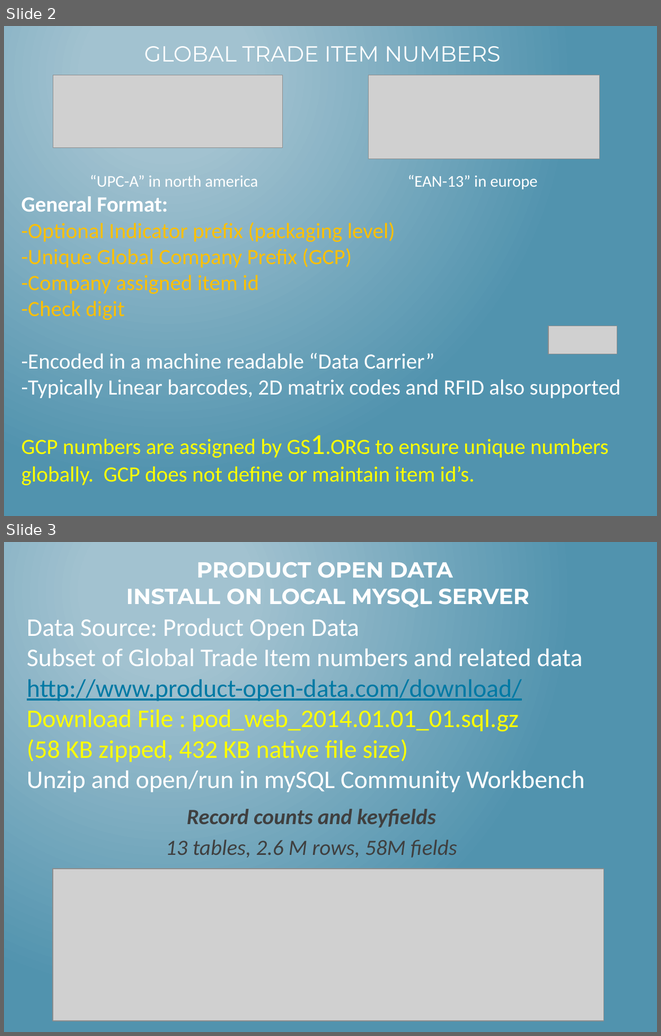
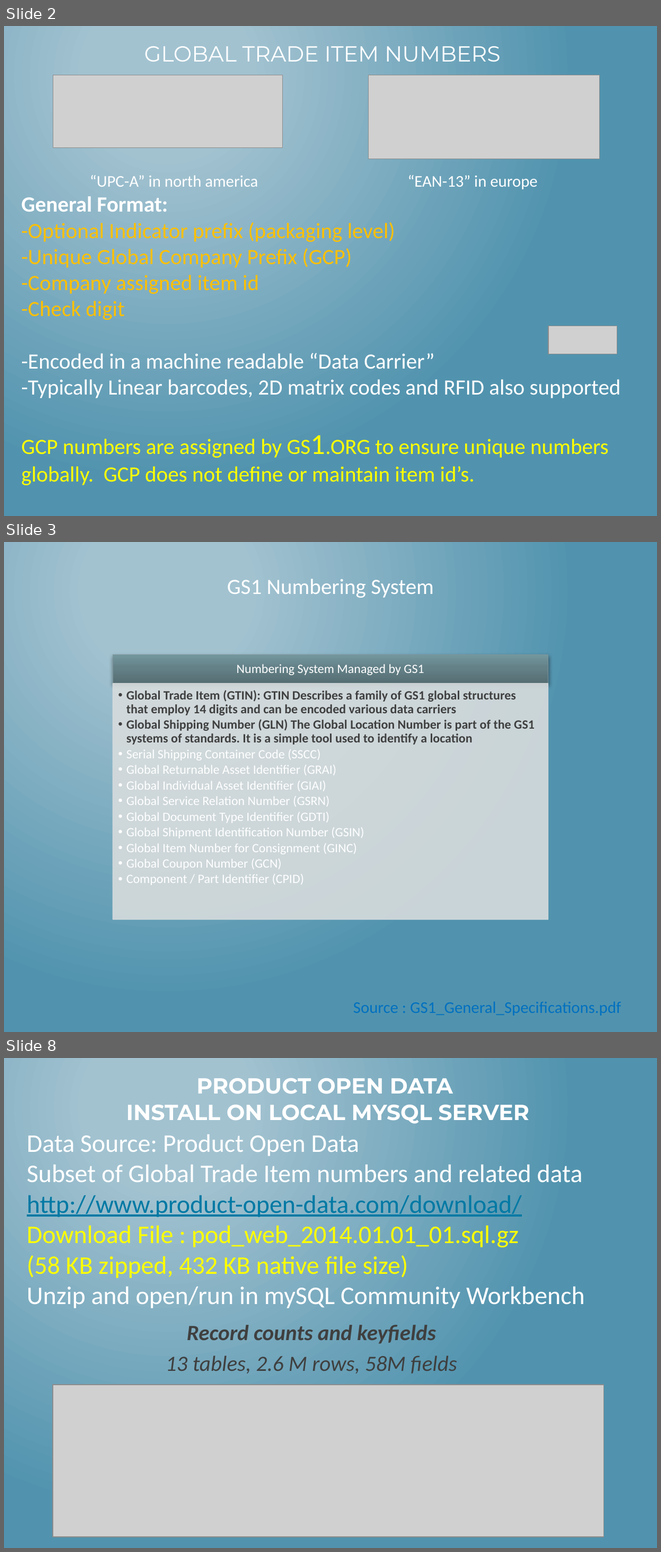
Before and after one commit to rlisbona/MSDS-7330-Term-Paper-1, a slide deck: Paper/Insights using MySQL to explore Global Trade Item.pptx. Shown one above the other, each under a label of ours: slides 2 and 3 before the commit, slides 2, 3 and 8 after it; the slides between them are not shown. The pictures are 661x1036 and 661x1552 pixels, drawn with LibreOffice and Linux fonts; fonts in the diff are those of the drawing; grey boxes stand for pictures. Boxes give left, top, right and bottom in pixels: in the first picture for what was removed or moved away, otherwise in the second. Text is boxed around its words. In the diff, an @@ line names an element or a change of style, - is before the commit and + after.

```diff
--- a/Paper/Insights using MySQL to explore Global Trade Item.pptx
+++ b/Paper/Insights using MySQL to explore Global Trade Item.pptx
@@ slide 3 added at [4, 542, 657, 1032], background gradient #A3C3D1 to #5194AF @@
@@ text added at [227, 579, 434, 598], 24 pt, text #FFFFFF @@
+GS1 Numbering System
@@ group added at [113, 654, 548, 919]: 2 rectangles, 2 texts @@
+Numbering System Managed by GS1
+  • Global Trade Item (GTIN): GTIN Describes a family of GS1 global structures that employ 14 digits and can be encoded various data carriers
+  • Global Shipping Number (GLN) The Global Location Number is part of the GS1 systems of standards. It is a simple tool used to identify a location
+  • Serial Shipping Container Code (SSCC)
+  • Global Returnable Asset Identifier (GRAI)
+  • Global Individual Asset Identifier (GIAI)
+  • Global Service Relation Number (GSRN)
+  • Global Document Type Identifier (GDTI)
+  • Global Shipment Identification Number (GSIN)
+  • Global Item Number for Consignment (GINC)
+  • Global Coupon Number (GCN)
+  • Component / Part Identifier (CPID)
@@ text added at [353, 1002, 621, 1015], 18 pt, text #0070C0 @@
+Source : GS1_General_Specifications.pdf
@@ what was slide 3 is now slide 8 @@
```
Also in this commit, not shown: 1 slide changed, 4 other slides added, 4 other files.
